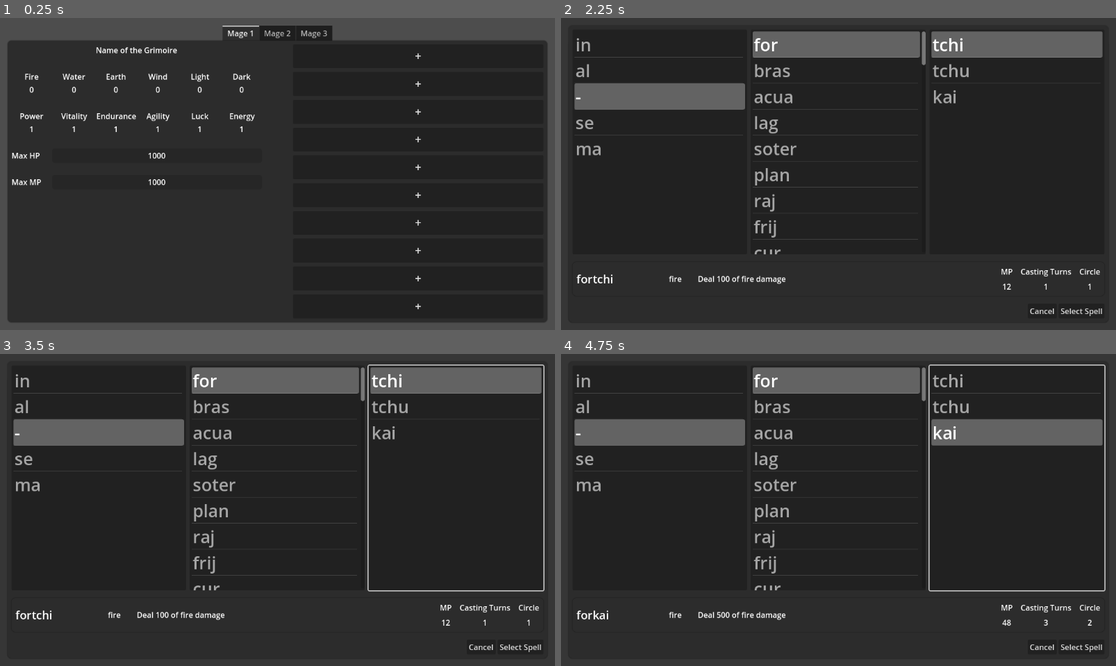
Above: before the commit, frames 1-4 (two rows, left to right).
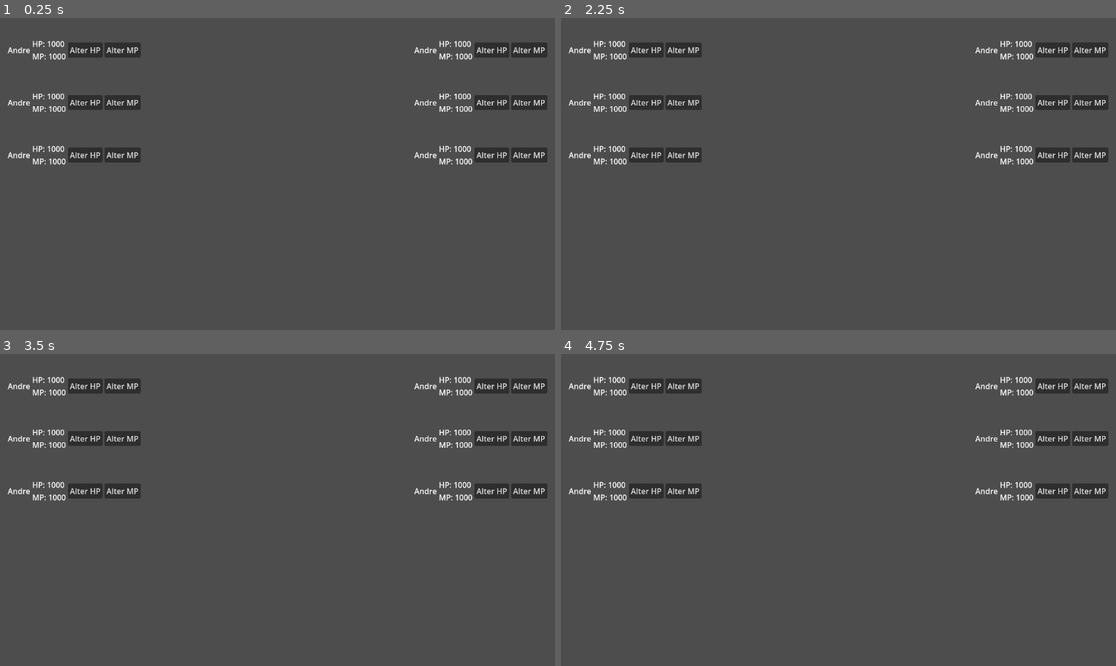
Above: after the commit, the same moments.

Repository: vhoyer/grimoire-researches
Game: Godot game, scene res://stages/_debug/battle/battle.tscn
Two runs of this game, one before a commit and one after it. Both use one fixed random seed, a clock stepped at 60 frames per second and the inputs below. Before the commit the project starts from res://stages/_debug/grimoire/grimoires.tscn.
Inputs (mouse positions are in pixels of both pictures, inside the frame that each line leads up to):
- Up to frame 1 (0.25 s): no input
- Up to frame 2 (2.25 s): click (644, 49) at 0.5 s, where only the run after the commit has a clickable "Alter HP"; click (683, 49) at 1.25 s, where only the run after the commit has a clickable "Alter MP"; click (866, 189) at 2 s, where only the run after the commit has a clickable "Cancel"
- Up to frame 3 (3.5 s): click (416, 391) at 2.75 s, where only the run before the commit has a clickable "+"
- Up to frame 4 (4.75 s): click (977, 419) at 3.5 s, where only the run before the commit has a clickable "+"; click (977, 447) at 4.25 s, where only the run before the commit has a clickable "+"

The runs differ from the first frame. In frame 1, 85% of the frame differs, in the area x 1-99%, y 2-98%; in frame 2, 84%; in frame 3, 84%; in frame 4, 84%.

Commit message:
🚧 Begin construction of battle debug scene

Diff:
--- a/entities/mages/mage.gd
+++ b/entities/mages/mage.gd
@@ -4,8 +4,16 @@
 @export var name: String;
 @export var grimoire: Grimoire;
 
-var hp: int
-var mp: int
+var hp: int:
+	set(value):
+		hp = value
+		updated.emit()
+var mp: int:
+	set(value):
+		mp = value
+		updated.emit()
+
+signal updated
 
 func _init(name: String, grimoire: Grimoire = Grimoire.new()):
 	self.name = name;
--- /dev/null
+++ b/modules/UI/backdrop_panel.tres
@@ -0,0 +1,4 @@
+[gd_resource type="StyleBoxFlat" format=3 uid="uid://bg8tf403k7ydc"]
+
+[resource]
+bg_color = Color(0.172549, 0.172549, 0.172549, 0.690196)
--- /dev/null
+++ b/modules/UI/prompt_dialog/prompt_dialog.gd
@@ -0,0 +1,17 @@
+extends CanvasLayer
+
+signal cancel
+signal ok
+
+var value: String:
+	get():
+		return $CenterContainer/PanelContainer/VBoxContainer/TextEdit.text
+	set(value):
+		$CenterContainer/PanelContainer/VBoxContainer/TextEdit.text = value
+
+
+func _on_cancel_button_down() -> void:
+	cancel.emit()
+
+func _on_ok_button_down() -> void:
+	ok.emit(value)
--- /dev/null
+++ b/modules/UI/prompt_dialog/prompt_dialog.tscn
@@ -0,0 +1,51 @@
+[gd_scene load_steps=3 format=3 uid="uid://cf88lw1hrg055"]
+
+[ext_resource type="Script" path="res://modules/UI/prompt_dialog/prompt_dialog.gd" id="1_kou3n"]
+[ext_resource type="StyleBox" uid="uid://bg8tf403k7ydc" path="res://modules/UI/backdrop_panel.tres" id="1_m75if"]
+
+[node name="PromptDialog" type="CanvasLayer"]
+script = ExtResource("1_kou3n")
+
+[node name="Panel" type="Panel" parent="."]
+anchors_preset = 15
+anchor_right = 1.0
+anchor_bottom = 1.0
+grow_horizontal = 2
+grow_vertical = 2
+theme_override_styles/panel = ExtResource("1_m75if")
+
+[node name="CenterContainer" type="CenterContainer" parent="."]
+anchors_preset = 15
+anchor_right = 1.0
+anchor_bottom = 1.0
+grow_horizontal = 2
+grow_vertical = 2
+
+[node name="PanelContainer" type="PanelContainer" parent="CenterContainer"]
+layout_mode = 2
+
+[node name="VBoxContainer" type="VBoxContainer" parent="CenterContainer/PanelContainer"]
+layout_mode = 2
+
+[node name="Label" type="Label" parent="CenterContainer/PanelContainer/VBoxContainer"]
+layout_mode = 2
+text = "Enter a value below:"
+
+[node name="TextEdit" type="TextEdit" parent="CenterContainer/PanelContainer/VBoxContainer"]
+custom_minimum_size = Vector2(250, 32)
+layout_mode = 2
+
+[node name="HBoxContainer" type="HBoxContainer" parent="CenterContainer/PanelContainer/VBoxContainer"]
+layout_mode = 2
+alignment = 2
+
+[node name="Cancel" type="Button" parent="CenterContainer/PanelContainer/VBoxContainer/HBoxContainer"]
+layout_mode = 2
+text = "Cancel"
+
+[node name="Ok" type="Button" parent="CenterContainer/PanelContainer/VBoxContainer/HBoxContainer"]
+layout_mode = 2
+text = "Ok"
+
+[connection signal="button_down" from="CenterContainer/PanelContainer/VBoxContainer/HBoxContainer/Cancel" to="." method="_on_cancel_button_down"]
+[connection signal="button_down" from="CenterContainer/PanelContainer/VBoxContainer/HBoxContainer/Ok" to="." method="_on_ok_button_down"]
--- a/project.godot
+++ b/project.godot
@@ -22,7 +22,7 @@
 [application]
 
 config/name="Grimore Researches"
-run/main_scene="res://stages/_debug/grimoire/grimoires.tscn"
+run/main_scene="res://stages/_debug/battle/battle.tscn"
 config/features=PackedStringArray("4.3", "GL Compatibility")
 config/icon="res://icon.svg"
 
--- /dev/null
+++ b/stages/_debug/battle/battle.tscn
@@ -0,0 +1,47 @@
+[gd_scene load_steps=2 format=3 uid="uid://cc1yuycjjo3ro"]
+
+[ext_resource type="PackedScene" uid="uid://c48j0mlyoc2oe" path="res://stages/_debug/battle/mage.tscn" id="1_wtl8j"]
+
+[node name="Battle" type="CanvasLayer"]
+
+[node name="MarginContainer" type="MarginContainer" parent="."]
+anchors_preset = 15
+anchor_right = 1.0
+anchor_bottom = 1.0
+grow_horizontal = 2
+grow_vertical = 2
+theme_override_constants/margin_left = 16
+theme_override_constants/margin_top = 16
+theme_override_constants/margin_right = 16
+theme_override_constants/margin_bottom = 16
+
+[node name="VBoxContainer" type="VBoxContainer" parent="MarginContainer"]
+layout_mode = 2
+
+[node name="HBoxContainer" type="HBoxContainer" parent="MarginContainer/VBoxContainer"]
+layout_mode = 2
+
+[node name="PartyA" type="VBoxContainer" parent="MarginContainer/VBoxContainer/HBoxContainer"]
+layout_mode = 2
+size_flags_horizontal = 3
+
+[node name="mage" parent="MarginContainer/VBoxContainer/HBoxContainer/PartyA" instance=ExtResource("1_wtl8j")]
+layout_mode = 2
+
+[node name="mage2" parent="MarginContainer/VBoxContainer/HBoxContainer/PartyA" instance=ExtResource("1_wtl8j")]
+layout_mode = 2
+
+[node name="mage3" parent="MarginContainer/VBoxContainer/HBoxContainer/PartyA" instance=ExtResource("1_wtl8j")]
+layout_mode = 2
+
+[node name="PartyB" type="VBoxContainer" parent="MarginContainer/VBoxContainer/HBoxContainer"]
+layout_mode = 2
+
+[node name="mage" parent="MarginContainer/VBoxContainer/HBoxContainer/PartyB" instance=ExtResource("1_wtl8j")]
+layout_mode = 2
+
+[node name="mage2" parent="MarginContainer/VBoxContainer/HBoxContainer/PartyB" instance=ExtResource("1_wtl8j")]
+layout_mode = 2
+
+[node name="mage3" parent="MarginContainer/VBoxContainer/HBoxContainer/PartyB" instance=ExtResource("1_wtl8j")]
+layout_mode = 2
--- /dev/null
+++ b/stages/_debug/battle/mage.gd
@@ -0,0 +1,31 @@
+extends HBoxContainer
+
+@export var mage: Mage = Mage.new("Dummy")
+@export var prompt: PackedScene
+
+func _ready() -> void:
+	update_labels()
+	mage.updated.connect(update_labels)
+
+func update_labels() -> void:
+	$HPMP.text = """
+	HP: %d
+	MP: %d
+	""" % [mage.hp, mage.mp]
+
+func _on_alter_hp_button_down() -> void:
+	var prompt = self.prompt.instantiate()
+	get_tree().root.add_child(prompt)
+	prompt.value = str(mage.hp)
+	var cancel = func cancel(): get_tree().root.remove_child(prompt); prompt.queue_free()
+	prompt.cancel.connect(cancel)
+	prompt.ok.connect(func ok(value): print(mage.hp);mage.hp = int(value); cancel.call())
+
+
+func _on_alter_mp_button_down() -> void:
+	var prompt = self.prompt.instantiate()
+	get_tree().root.add_child(prompt)
+	prompt.value = str(mage.mp)
+	var cancel = func cancel(): get_tree().root.remove_child(prompt); prompt.queue_free()
+	prompt.cancel.connect(cancel)
+	prompt.ok.connect(func ok(value): mage.mp = int(value); cancel.call())
--- /dev/null
+++ b/stages/_debug/battle/mage.tscn
@@ -0,0 +1,42 @@
+[gd_scene load_steps=7 format=3 uid="uid://c48j0mlyoc2oe"]
+
+[ext_resource type="Script" path="res://stages/_debug/battle/mage.gd" id="1_1kpy5"]
+[ext_resource type="Script" path="res://entities/mages/mage.gd" id="2_1y3sq"]
+[ext_resource type="Script" path="res://entities/grimoire/grimoire.gd" id="2_j36el"]
+[ext_resource type="PackedScene" uid="uid://cf88lw1hrg055" path="res://modules/UI/prompt_dialog/prompt_dialog.tscn" id="2_wiesm"]
+
+[sub_resource type="Resource" id="Resource_pnbel"]
+script = ExtResource("2_j36el")
+
+[sub_resource type="Resource" id="Resource_bs256"]
+script = ExtResource("2_1y3sq")
+name = "Andrezão"
+grimoire = SubResource("Resource_pnbel")
+
+[node name="mage" type="HBoxContainer"]
+script = ExtResource("1_1kpy5")
+mage = SubResource("Resource_bs256")
+prompt = ExtResource("2_wiesm")
+
+[node name="Label" type="Label" parent="."]
+layout_mode = 2
+text = "Andre"
+
+[node name="HPMP" type="Label" parent="."]
+layout_mode = 2
+text = "HP: 1000
+MP: 1000"
+
+[node name="AlterHP" type="Button" parent="."]
+layout_mode = 2
+size_flags_vertical = 4
+text = "Alter HP"
+
+[node name="AlterMP" type="Button" parent="."]
+layout_mode = 2
+size_flags_vertical = 4
+text = "Alter MP
+"
+
+[connection signal="button_down" from="AlterHP" to="." method="_on_alter_hp_button_down"]
+[connection signal="button_down" from="AlterMP" to="." method="_on_alter_mp_button_down"]
--- a/stages/_debug/spell_select/spell_select.tscn
+++ b/stages/_debug/spell_select/spell_select.tscn
@@ -2,10 +2,8 @@
 
 [ext_resource type="Script" path="res://stages/_debug/spell_select/spell_spinselector.gd" id="1_f4tn8"]
 [ext_resource type="Script" path="res://stages/_debug/spell_select/spell_select.gd" id="1_udffm"]
+[ext_resource type="StyleBox" uid="uid://bg8tf403k7ydc" path="res://modules/UI/backdrop_panel.tres" id="2_1s4xd"]
 [ext_resource type="PackedScene" uid="uid://dai1di82aw08k" path="res://stages/_debug/spell_display/spell_display.tscn" id="3_oahyn"]
-
-[sub_resource type="StyleBoxFlat" id="StyleBoxFlat_okk2l"]
-bg_color = Color(0.172549, 0.172549, 0.172549, 0.690196)
 
 [node name="SpellSelect" type="CanvasLayer"]
 script = ExtResource("1_udffm")
@@ -16,7 +14,7 @@
 anchor_bottom = 1.0
 grow_horizontal = 2
 grow_vertical = 2
-theme_override_styles/panel = SubResource("StyleBoxFlat_okk2l")
+theme_override_styles/panel = ExtResource("2_1s4xd")
 
 [node name="MarginContainer" type="MarginContainer" parent="."]
 anchors_preset = 15
